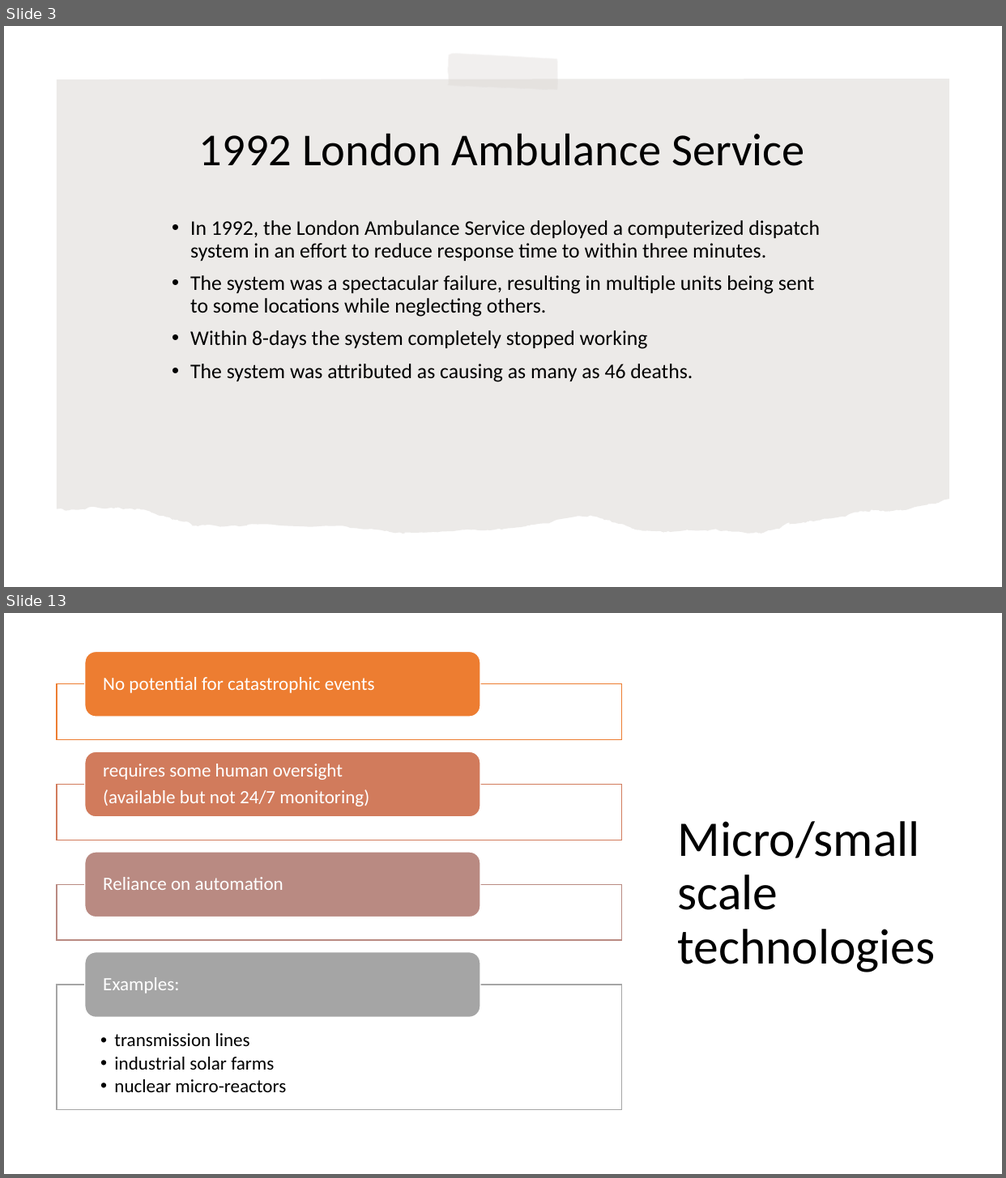
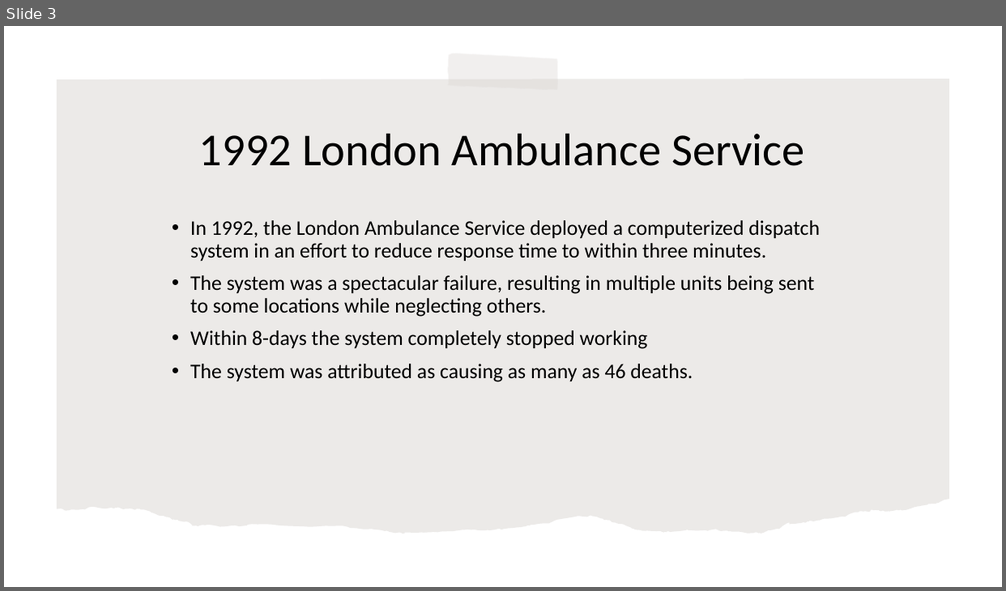
Before and after one commit to rogerlew/conference-ahfe-2022, a slide deck: AHFE 2022.pptx. Shown one above the other, each under a label of ours: slides 3 and 13 before the commit, slide 3 after it; the slides between them are not shown. The pictures are 1006x1178 and 1006x591 pixels, drawn with LibreOffice and Linux fonts; fonts in the diff are those of the drawing. Boxes give left, top, right and bottom in pixels: in the first picture for what was removed or moved away, otherwise in the second. Text is boxed around its words. In the diff, an @@ line names an element or a change of style, - is before the commit and + after.

```diff
--- a/AHFE 2022.pptx
+++ b/AHFE 2022.pptx
@@ slide 13 removed at <box>4,613,1002,1174</box>, background #FFFFFF @@
@@ title removed at <box>678,821,936,973</box> @@
-Micro/small scale technologies
@@ group removed at <box>57,651,621,1110</box>: 5 texts, 4 rectangles, 4 rounded rectangles @@
-No potential for catastrophic events
-requires some human oversight
-(available but not 24/7 monitoring)
-Reliance on automation
-  • transmission lines
-  • industrial solar farms
-  • nuclear micro-reactors
-Examples:
```
Also in this commit, not shown: 10 slides changed, 2 other slides removed.
